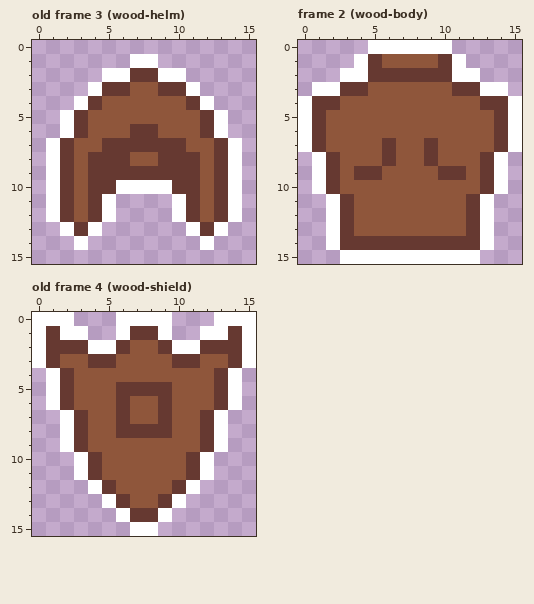
Pixel-art file: assets/equipment/wood/wood-equipment.aseprite. The first picture shows the starting point.
16x16 pixels, 4 frames. Shown: old frame 3 (wood-helm), frame 2 (wood-body), old frame 4 (wood-shield). The commit also changed other frames, which this record leaves out.
Now the later version:
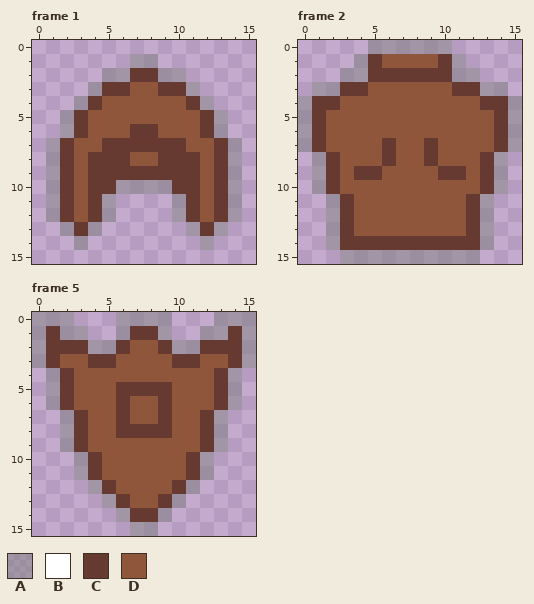
Palette (. is transparent): A #80808080  B #ffffff  C #663931  D #8f563b
A new or re-ordered frame is compared with the old frame closest to it.
Commit message: some farmland tiles and wood equipment fixes
From old to new:
frames 4 -> 5
frames re-ordered
Frame 1 against old frame 3 (wood-helm):
Colour B becomes colour A in row 1 at x 7 to 8; in row 2 at x 5 to 6 and 9 to 10; in row 3 at x 4 and 11; in row 4 at x 3 and 12; in rows 5 to 6 at x 2 and 13; in rows 7 to 9 at x 1 and 14.
Colour B becomes colour A in row 10 at x 1, 6 to 9 and 14; in rows 11 to 12 at x 1, 5, 10 and 14; in row 13 at x 2, 4, 11 and 13; in row 14 at x 3 and 12.
Frame 2:
Colour B becomes colour A in row 0 at x 5 to 10; in row 1 at x 4 and 11; in row 2 at x 3 to 4 and 11 to 12; in row 3 at x 1 to 2 and 13 to 14; in rows 4 to 7 at x 0 and 15; in rows 8 to 10 at x 1 and 14.
Colour B becomes colour A in rows 11 to 14 at x 2 and 13; in row 15 at x 3 to 12.
Frame 5 is new; against old frame 4 (wood-shield):
Colour B becomes colour A in row 0 at x 0 to 2, 6 to 9 and 13 to 15; in row 1 at x 0, 2 to 3, 6, 9, 12 to 13 and 15; in row 2 at x 0, 4 to 5, 10 to 11 and 15; in row 3 at x 0 and 15; in rows 4 to 6 at x 1 and 14; in rows 7 to 9 at x 2 and 13.
Colour B becomes colour A in rows 10 to 11 at x 3 and 12; in row 12 at x 4 and 11; in row 13 at x 5 and 10; in row 14 at x 6 and 9; in row 15 at x 7 to 8.
Where, in picture pixels (left, top, right, bottom), the same in both pictures:
changed: (46, 54, 242, 250)
changed: (298, 40, 522, 264)
changed: (32, 312, 256, 536)
